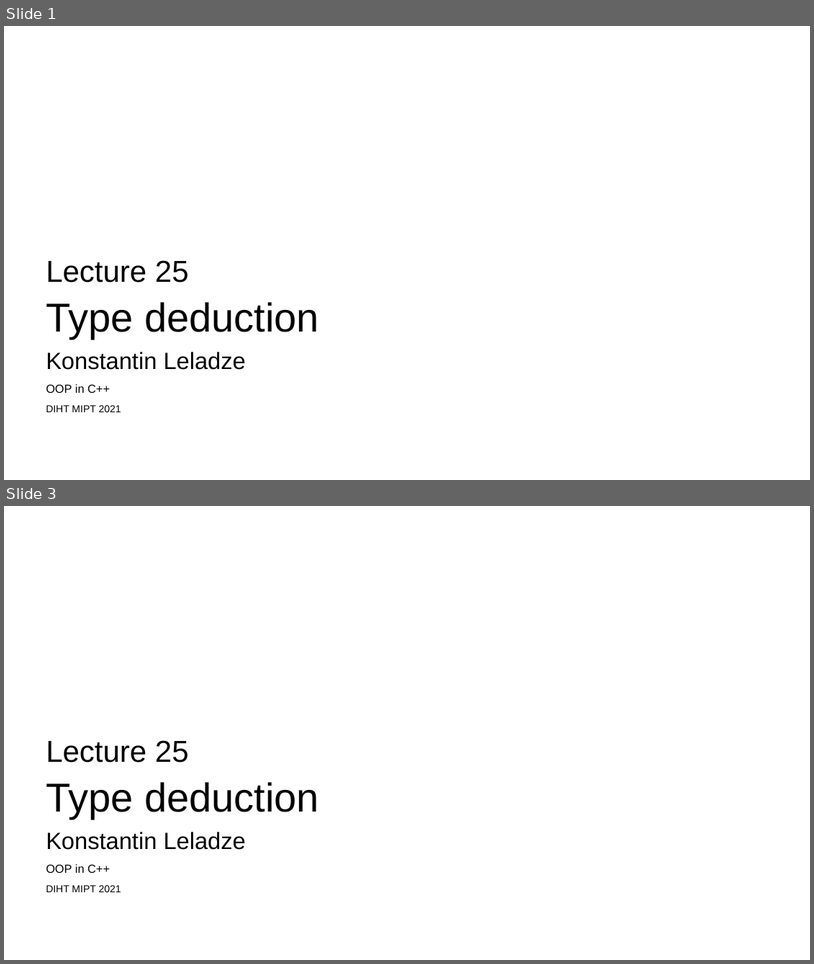
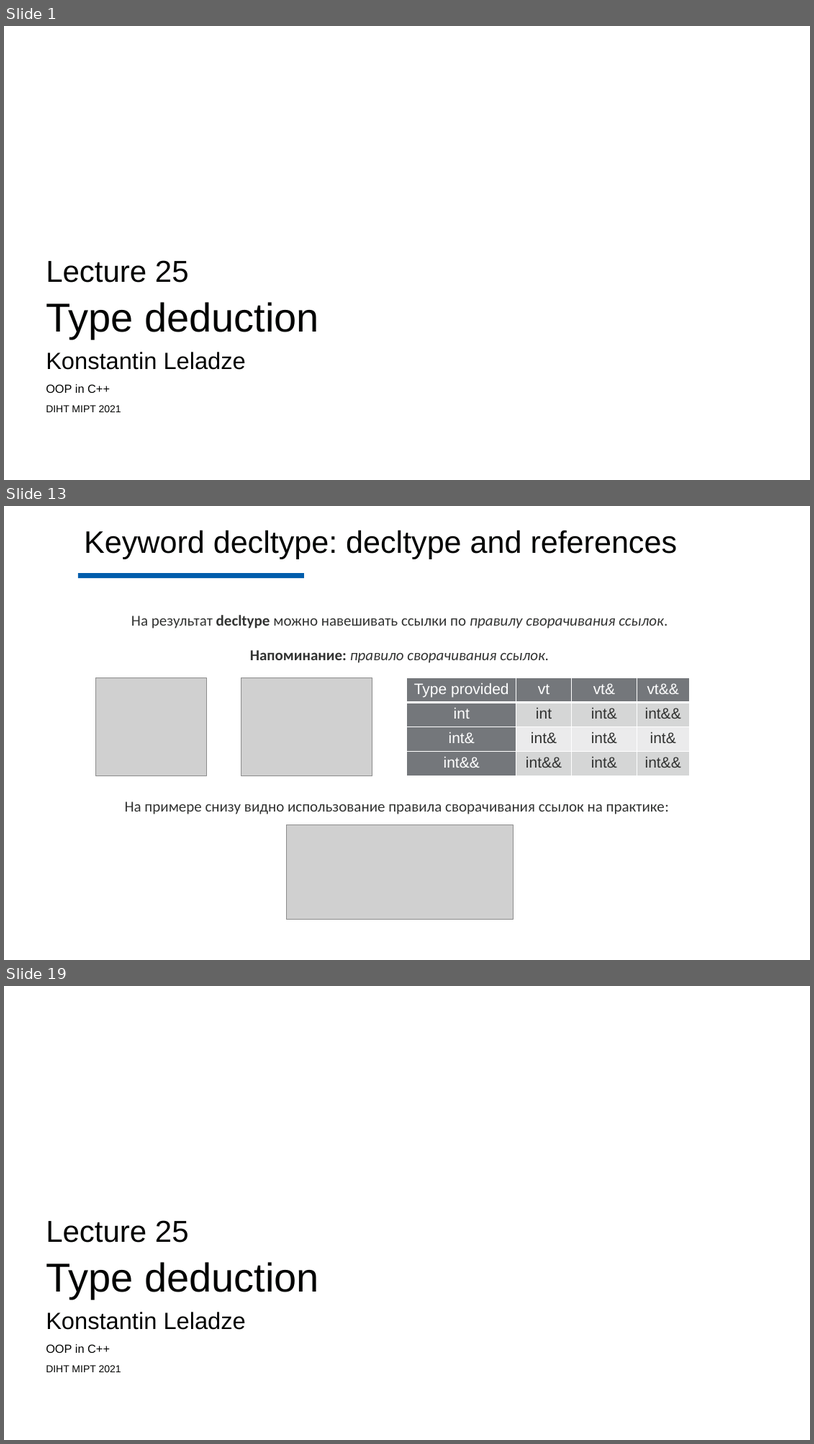
Before and after one commit to Costello1329/cpp-mipt-2021, a slide deck: lectures/lecture-25/draft.pptx. Shown one above the other, each under a label of ours: slides 1 and 3 before the commit, slides 1, 13 and 19 after it; the slides between them are not shown. The pictures are 814x964 and 814x1444 pixels, drawn with LibreOffice and Linux fonts; fonts in the diff are those of the drawing; grey boxes stand for pictures; background and template pictures are left out. Boxes give left, top, right and bottom in pixels: in the first picture for what was removed or moved away, otherwise in the second. Text is boxed around its words. In the diff, an @@ line names an element or a change of style, - is before the commit and + after.

```diff
--- a/lectures/lecture-25/draft.pptx
+++ b/lectures/lecture-25/draft.pptx
@@ slide 13 added at (x1=4, y1=506, x2=810, y2=960), background #FEFEFE @@
@@ text added at (x1=84, y1=530, x2=678, y2=559), 37 pt, text #020302 @@
+Keyword decltype: decltype and references
@@ line added from (78, 576) to (304, 576), #015DAC 6 pt @@
@@ text added at (x1=131, y1=615, x2=668, y2=628), 18 pt, text #323332 @@
+На результат decltype можно навешивать ссылки по правилу сворачивания ссылок.
@@ text added at (x1=250, y1=650, x2=549, y2=663), 18 pt, text #323332, italic @@
+Напоминание: правило сворачивания ссылок.
@@ picture added at (x1=96, y1=678, x2=206, y2=776) @@
@@ picture added at (x1=241, y1=678, x2=373, y2=776) @@
@@ table added at (x1=407, y1=678, x2=690, y2=776), 4 rows, 4 columns @@
+Type provided | vt | vt& | vt&&
+int | int | int& | int&&
+int& | int& | int& | int&
+int&& | int&& | int& | int&&
@@ text added at (x1=125, y1=801, x2=669, y2=814), 18 pt, text #323332 @@
+На примере снизу видно использование правила сворачивания ссылок на практике:
@@ picture added at (x1=286, y1=825, x2=513, y2=919) @@
@@ what was slide 3 is now slide 19 @@
```
Also in this commit, not shown: 16 other slides added, 1 slide removed.
